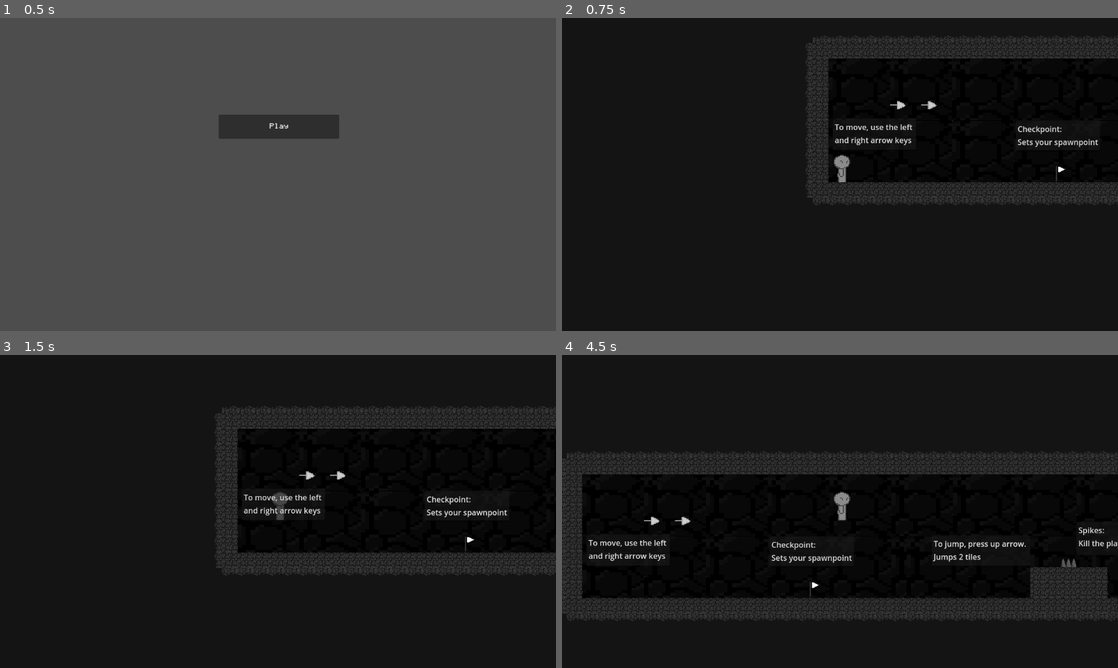
Above: before the commit, frames 1-4 (two rows, left to right).
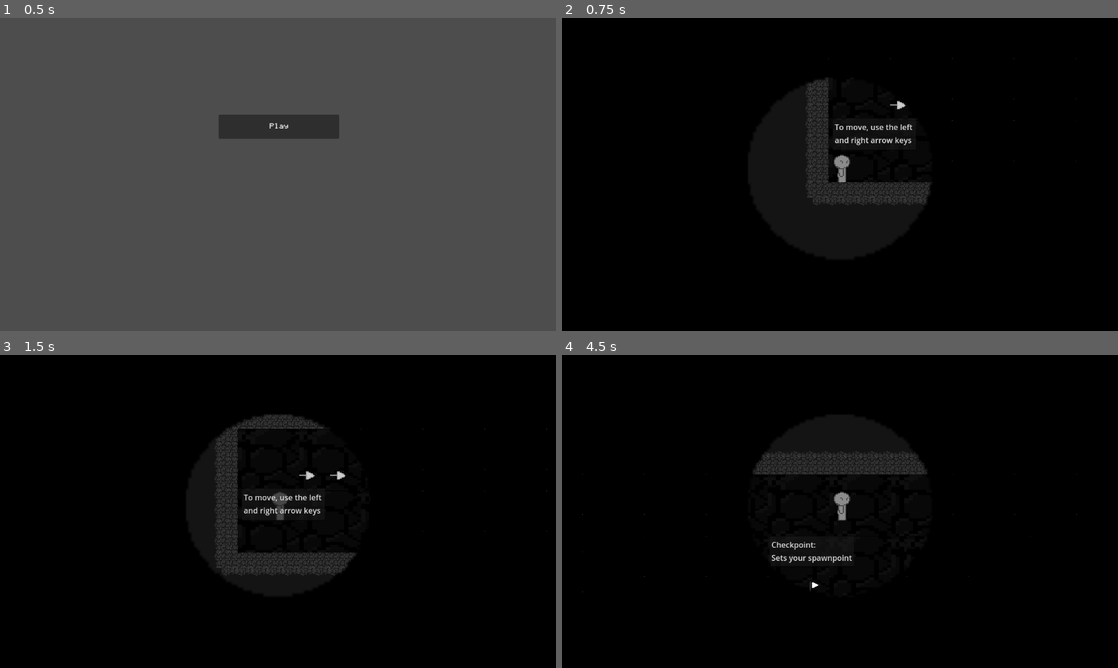
Above: after the commit, the same moments.

Repository: peachyem/ShootingForTheDark
Game: Godot game, scene res://levels/MainMenu.tscn
The game is run twice, just before and just after one commit, with the same random seed, the same clock (stepped at 60 frames per second) and the same inputs.
Inputs:
- Up to frame 1 (0.5 s): no input
- Up to frame 2 (0.75 s): click "Play" at 0.5 s
- Up to frame 3 (1.5 s): tap Enter (ui_accept) at 1.25 s; hold Right (ui_right) from 1.28 s (still down)
- Up to frame 4 (4.5 s): tap Enter (ui_accept) at 1.52, 1.82, 2.27, 2.57, 3.77, 4.07 s; release Right (ui_right) at 2.78 s; hold Left (ui_left) 2.78-3.53 s; hold Right (ui_right) from 3.53 s (still down)

Frame 1 is identical in both runs. In frame 2, 5.9% of the frame differs, in the area x 43-100%, y 5-60%; in frame 3, 5.8%; in frame 4, 14%, in the area x 0-100%, y 30-86%.

Commit message:
Added light circle

Diff:
--- a/entities/player/player_w_camera.tscn
+++ b/entities/player/player_w_camera.tscn
@@ -1,7 +1,8 @@
-[gd_scene load_steps=8 format=3 uid="uid://cu7vtwgge2k0j"]
+[gd_scene load_steps=9 format=3 uid="uid://cu7vtwgge2k0j"]
 
 [ext_resource type="Script" path="res://scripts/Player.gd" id="1_2ut6p"]
 [ext_resource type="Texture2D" uid="uid://bwms3wxwdasy0" path="res://images/playerChar.png" id="2_2t3c1"]
+[ext_resource type="Texture2D" uid="uid://cduibrxr2pn8g" path="res://images/circle.png" id="3_ue1se"]
 
 [sub_resource type="RectangleShape2D" id="RectangleShape2D_uds6f"]
 size = Vector2(38, 59)
@@ -74,6 +75,14 @@
 [node name="Camera2D" type="Camera2D" parent="."]
 position = Vector2(-2, 2)
 
+[node name="PointLight2D" type="PointLight2D" parent="Camera2D"]
+position = Vector2(0, -10)
+texture = ExtResource("3_ue1se")
+texture_scale = 6.0
+
+[node name="CanvasModulate" type="CanvasModulate" parent="Camera2D"]
+color = Color(0, 0, 0, 1)
+
 [node name="PlayerPhysicsCollisionShape2D" type="CollisionShape2D" parent="."]
 position = Vector2(-0.5, -6.5)
 shape = SubResource("RectangleShape2D_8i4eq")
--- a/project.godot
+++ b/project.godot
@@ -75,6 +75,12 @@
 , Object(InputEventKey,"resource_local_to_scene":false,"resource_name":"","device":-1,"window_id":0,"alt_pressed":false,"shift_pressed":false,"ctrl_pressed":false,"meta_pressed":false,"pressed":false,"keycode":0,"physical_keycode":83,"key_label":0,"unicode":115,"echo":false,"script":null)
 ]
 }
+reset={
+"deadzone": 0.5,
+"events": [Object(InputEventKey,"resource_local_to_scene":false,"resource_name":"","device":-1,"window_id":0,"alt_pressed":false,"shift_pressed":false,"ctrl_pressed":false,"meta_pressed":false,"pressed":false,"keycode":0,"physical_keycode":82,"key_label":0,"unicode":114,"echo":false,"script":null)
+, Object(InputEventJoypadButton,"resource_local_to_scene":false,"resource_name":"","device":-1,"button_index":3,"pressure":0.0,"pressed":false,"script":null)
+]
+}
 
 [layer_names]
 
--- a/scripts/Player.gd
+++ b/scripts/Player.gd
@@ -23,7 +23,10 @@
 	else:
 		has_double_jumped = false
 
-
+func _process(delta: float) -> void:
+	if (Input.is_action_just_pressed("reset")):
+		die()
+	pass
 
 	# Handle jump.
 	if Input.is_action_just_pressed("ui_accept") || Input.is_action_just_pressed("ui_up"):
Binary file added: images/circle.png
Not shown, added: images/circle.png.import
Not shown: 1 places in levels/level_5.tscn that only renumber resources
